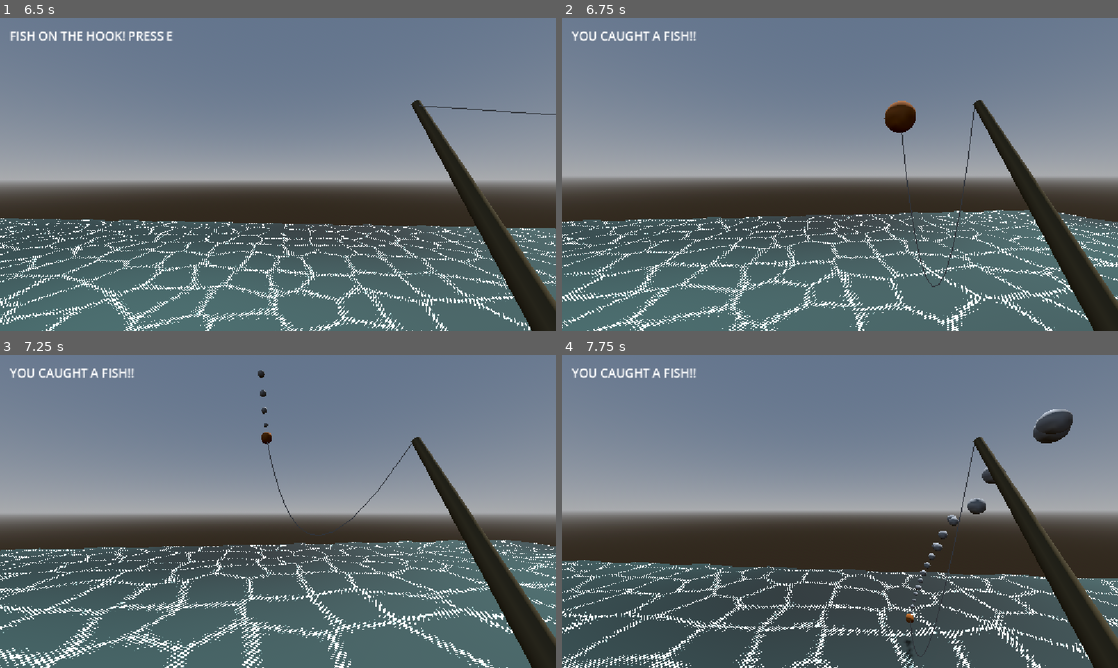
Above: before the commit, frames 1-4 (two rows, left to right).
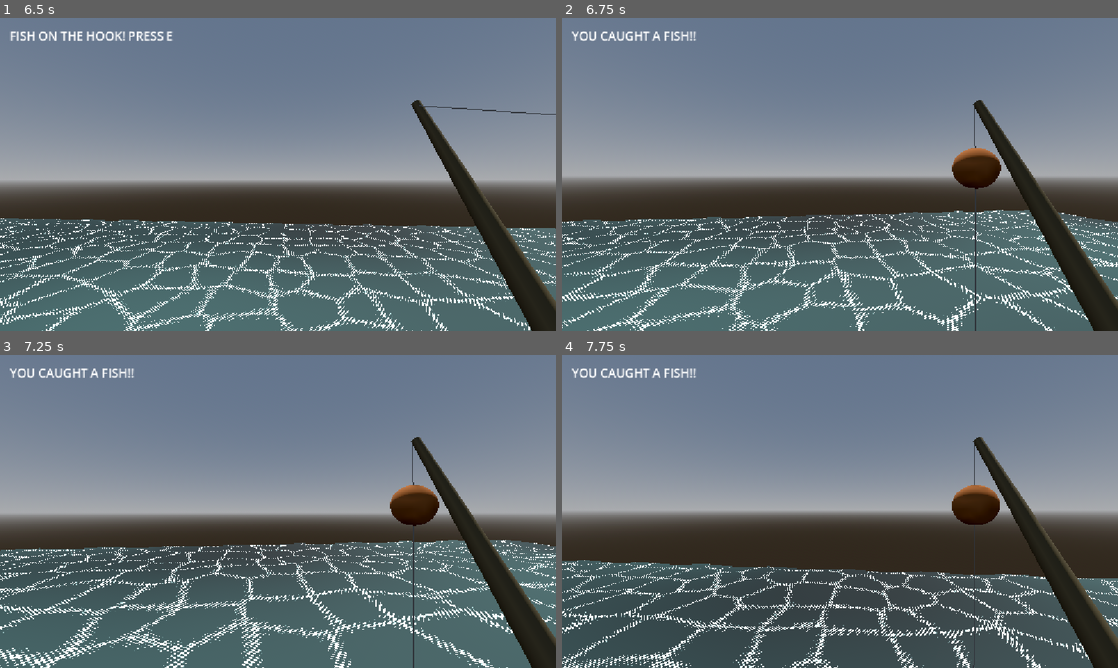
Above: after the commit, the same moments.

Repository: JunoDotNet/retro-fishing
Game: Godot game, scene res://Main.tscn
Same seed, same stepped clock (60 frames per second), same inputs: the game is played once before the commit and once after it. The project has no main scene, so this scene is started directly.
Inputs (mouse positions are in pixels of both pictures, inside the frame that each line leads up to):
- Up to frame 1 (6.5 s): tap Enter (ui_accept) at 0.5, 0.77, 1.52, 3.02, 3.77, 4.52, 6.02 s; move the mouse to (305, 174) at 0.52 s; hold E (reel_in) 0.53-1.28 s; hold W (player_forward) 0.53-5.78 s; click (305, 174) at 0.67 s; move the mouse to (250, 174) at 1.27 s; tap E (reel_in) every 1.5 s from 1.35 to 5.85 s; click (250, 174) at 1.42 s; move the mouse to (289, 168) at 2.02 s; hold E (reel_in) 2.03-2.78 s; click (289, 168) at 2.17 s; move the mouse to (272, 180) at 2.77 s; click (272, 180) at 2.92 s; move the mouse to (316, 177) at 3.52 s; hold E (reel_in) 3.53-4.28 s; click (316, 177) at 3.67 s; move the mouse to (233, 171) at 4.27 s; click (233, 171) at 4.42 s; move the mouse to (283, 174) at 5.02 s; hold E (reel_in) 5.03-5.78 s; click (283, 174) at 5.17 s; move the mouse to (255, 168) at 5.77 s; hold D (player_right) from 5.78 s (still down); click (255, 168) at 5.92 s
- Up to frame 2 (6.75 s): tap E (reel_in) at 6.5 s; move the mouse to (867, 174) at 6.52 s; release D (player_right) at 6.53 s; hold W (player_forward) from 6.53 s (still down); hold E (reel_in) from 6.53 s (still down); click (867, 174) at 6.67 s
- Up to frame 3 (7.25 s): keep holding W (player_forward); keep holding E (reel_in); tap Enter (ui_accept) at 6.77 s
- Up to frame 4 (7.75 s): keep holding W (player_forward); move the mouse to (812, 511) at 7.27 s; release E (reel_in) at 7.28 s; tap E (reel_in) at 7.35 s; click (812, 511) at 7.42 s; tap Enter (ui_accept) at 7.52 s

Frame 1 is identical in both runs. In frame 2, 1.6% of the frame differs, in the area x 57-79%, y 26-100%; in frame 3, 1.2%; in frame 4, 1.9%, in the area x 61-92%, y 17-100%.

Commit message:
cleaned fishing state machine

Diff:
--- a/fishing_controller.gd
+++ b/fishing_controller.gd
@@ -1,6 +1,6 @@
 extends Node3D
 
-@export var bobber: RigidBody3D
+@export var bobber: FishingBobber
 @export var fishing_status: Label
 
 @onready var water_detector: RayCast3D = $WaterDetector1
@@ -10,6 +10,8 @@
 
 var rod_tip: Marker3D
 var camera: Camera3D
+
+var error_message_timer: float = 0.0
 
 
 var bite_timer: float = 0.0
@@ -25,6 +27,12 @@
 var caught_message_timer: float = 0.0
 
 func _ready() -> void:
+	if not is_instance_valid(bobber):
+		push_error("FishingController requires a valid bobber.")
+		set_process(false)
+		set_process_unhandled_input(false)
+		return
+
 	var main = get_tree().current_scene
 	rod_tip = main.get_node("Player/Head/Camera3D/FishingRod/RodTip")
 	camera = main.get_node("Player/Head/Camera3D")
@@ -32,6 +40,26 @@
 	bobber.settled.connect(_on_bobber_settled)
 
 func change_state(new_state: FishingState) -> void:
+	if new_state == current_state:
+		return
+
+	var valid_transition := false
+	match current_state:
+		FishingState.IDLE:
+			valid_transition = new_state == FishingState.CAST
+		FishingState.CAST:
+			valid_transition = new_state == FishingState.WAITING_FOR_BITE or new_state == FishingState.IDLE
+		FishingState.WAITING_FOR_BITE:
+			valid_transition = new_state == FishingState.BITE or new_state == FishingState.CAST or new_state == FishingState.IDLE
+		FishingState.BITE:
+			valid_transition = new_state == FishingState.CAUGHT or new_state == FishingState.CAST or new_state == FishingState.IDLE
+		FishingState.CAUGHT:
+			valid_transition = new_state == FishingState.IDLE
+
+	if not valid_transition:
+		push_warning("Ignoring invalid fishing state transition: %d -> %d" % [current_state, new_state])
+		return
+
 	current_state = new_state
 
 	match current_state:
@@ -45,6 +73,7 @@
 			show_fishing_message("FISH ON THE HOOK! PRESS E")
 		FishingState.CAUGHT:
 			show_fishing_message("YOU CAUGHT A FISH!!")
+			caught_message_timer = 2.0
 
 func show_fishing_message(message: String) -> void:
 	if caught_message_timer > 0.0 and current_state != FishingState.CAUGHT:
@@ -52,9 +81,12 @@
 	fishing_status.text = message
 
 func _unhandled_input(event: InputEvent) -> void:
+	if not is_instance_valid(bobber):
+		return
+
 	if event is InputEventMouseButton and event.pressed:
 		if event.button_index == MOUSE_BUTTON_LEFT:
-			if current_state == FishingState.IDLE or (current_state == FishingState.CAUGHT and not bobber.is_cast):
+			if current_state == FishingState.IDLE:
 				var forward := -camera.global_basis.z
 				var start_position := rod_tip.global_position + Vector3(0, -0.25, 0)
 				var target_position := start_position + forward * 8.0
@@ -72,49 +104,67 @@
 						start_position,
 						water_detector.get_collision_point().y
 					)
+					error_message_timer = 0.0
 					change_state(FishingState.CAST)
 				else:
 					show_fishing_message("NO WATER FOUND - AIM AT THE WATER")
+					error_message_timer = 2.0
 			elif current_state == FishingState.CAST:
 				bobber.settle()
 
 		elif event.button_index == MOUSE_BUTTON_RIGHT:
-			if current_state != FishingState.IDLE or bobber.is_cast:
+			if current_state != FishingState.IDLE:
 				reset_fishing()
 
-	if event.is_action_pressed("reel_in") and current_state == FishingState.BITE:
+	if event.is_action_pressed("reel_in") and current_state == FishingState.BITE and bobber.is_cast and bobber.is_settled:
 		return_bobber_to_rod()
 		change_state(FishingState.CAUGHT)
-		caught_message_timer = 2.0
 
 
 func _process(delta: float) -> void:
+	if error_message_timer > 0.0:
+		error_message_timer -= delta
+	if error_message_timer <= 0.0 and current_state == FishingState.IDLE:
+		show_fishing_message("LEFT CLICK TO CAST")
+
 	if current_state == FishingState.WAITING_FOR_BITE:
-		bite_timer -= delta
-		if bite_timer <= 0.0:
-			change_state(FishingState.BITE)
+		if is_instance_valid(bobber) and bobber.is_cast and bobber.is_settled:
+			bite_timer -= delta
+			if bite_timer <= 0.0:
+				change_state(FishingState.BITE)
+		else:
+			bite_timer = 0.0
+			if not is_instance_valid(bobber) or not bobber.is_cast:
+				change_state(FishingState.IDLE)
+			else:
+				change_state(FishingState.CAST)
+	elif current_state == FishingState.CAST or current_state == FishingState.BITE:
+		if not is_instance_valid(bobber) or not bobber.is_cast:
+			bite_timer = 0.0
+			change_state(FishingState.IDLE)
+		elif current_state == FishingState.BITE and not bobber.is_settled:
+			bite_timer = 0.0
+			change_state(FishingState.CAST)
+
 	if caught_message_timer > 0.0:
 		caught_message_timer -= delta
 		if caught_message_timer <= 0.0:
 			if current_state == FishingState.CAUGHT:
 				change_state(FishingState.IDLE)
-			elif current_state == FishingState.CAST:
-				show_fishing_message("BOBBER CAST...")
-			elif current_state == FishingState.WAITING_FOR_BITE:
-				show_fishing_message("Waiting for a bite...")
-			elif current_state == FishingState.BITE:
-				show_fishing_message("FISH ON THE HOOK! PRESS E")
 func reset_fishing() -> void:
 	return_bobber_to_rod()
-	change_state(FishingState.IDLE)
 	bite_timer = 0.0
 	caught_message_timer = 0.0
+	error_message_timer = 0.0
+	change_state(FishingState.IDLE)
 
 func return_bobber_to_rod() -> void:
-	bobber.reset_bobber()
+	if is_instance_valid(bobber):
+		bobber.reset_bobber()
+	bite_timer = 0.0
 
 func _on_bobber_settled() -> void:
-	if current_state != FishingState.CAST:
+	if current_state != FishingState.CAST or not is_instance_valid(bobber) or not bobber.is_cast or not bobber.is_settled:
 		return
 	change_state(FishingState.WAITING_FOR_BITE)
 	bite_timer = randf_range(min_bite_time, max_bite_time)
--- a/fishing_line.gd
+++ b/fishing_line.gd
@@ -1,34 +1,26 @@
 extends MeshInstance3D
 
 
-@export var rod_tip_path: NodePath
-@export var bobber_path: NodePath
 @export var line_sag: float = 0.8 # controls how far the line curves downwards
 @export var line_segments: int = 12 # controls how many segments the line is made of
 
-var rod_tip: Marker3D
-var bobber: Node3D # Stores a reference to the bobber node.
+var rod: Node3D # Stores a reference to the fishing rod node.
+var bobber: FishingBobber # Stores a reference to the bobber node.
 var line_mesh: ImmediateMesh # Stores the mesh that we'll generate to draw the fishing line.
 
 # Called when the node enters the scene tree for the first time.
 func _ready() -> void:
-	rod_tip = get_node_or_null(rod_tip_path) as Marker3D
-	bobber = get_node_or_null(bobber_path) as Node3D
-	if not rod_tip or not bobber:
-		push_error("FishingLine requires valid rod tip and bobber node paths.")
-		set_process(false)
-		return
+	rod = get_node("../../Player/Head/Camera3D/FishingRod") # find the fishing rod
+	bobber = get_node("../PhysicsBobber") # find the bobber
 
 	line_mesh = ImmediateMesh.new() # Create an empty mesh that we can build geometry into.
 	mesh = line_mesh # allowing the generated geometry to be rendered
 
 # Called every frame. 'delta' is the elapsed time since the previous frame.
 func _process(delta: float) -> void:
-	if not is_instance_valid(rod_tip) or not is_instance_valid(bobber):
-		return
 	line_mesh.clear_surfaces() # Clear the previous frame's geometry.
 
-	var start: Vector3 = rod_tip.global_position # Get the global position of the RodTip marker, this is where the fishing line will start
+	var start: Vector3 = rod.get_node("RodTip").global_position # Get the global position of the RodTip marker, this is where the fishing line will start
 	var finish: Vector3 = bobber.global_position # Get the global pos of the bobber marker, this is where the fishing line will end
 
 	line_mesh.surface_begin(Mesh.PRIMITIVE_LINES) # Start creating line geometry
--- a/physics_bobber.gd
+++ b/physics_bobber.gd
@@ -1,5 +1,6 @@
 
 extends RigidBody3D
+class_name FishingBobber
 signal settled
 
 @export var launch_speed: float = 8.0
--- a/ripple_spawner.gd
+++ b/ripple_spawner.gd
@@ -4,7 +4,7 @@
 @export var bobber_path: NodePath
 @export var ripple_interval: float = 0.8
 
-var bobber: Node3D
+var bobber: FishingBobber
 var ripple_timer: float = 0.0
 
 func _ready() -> void:
